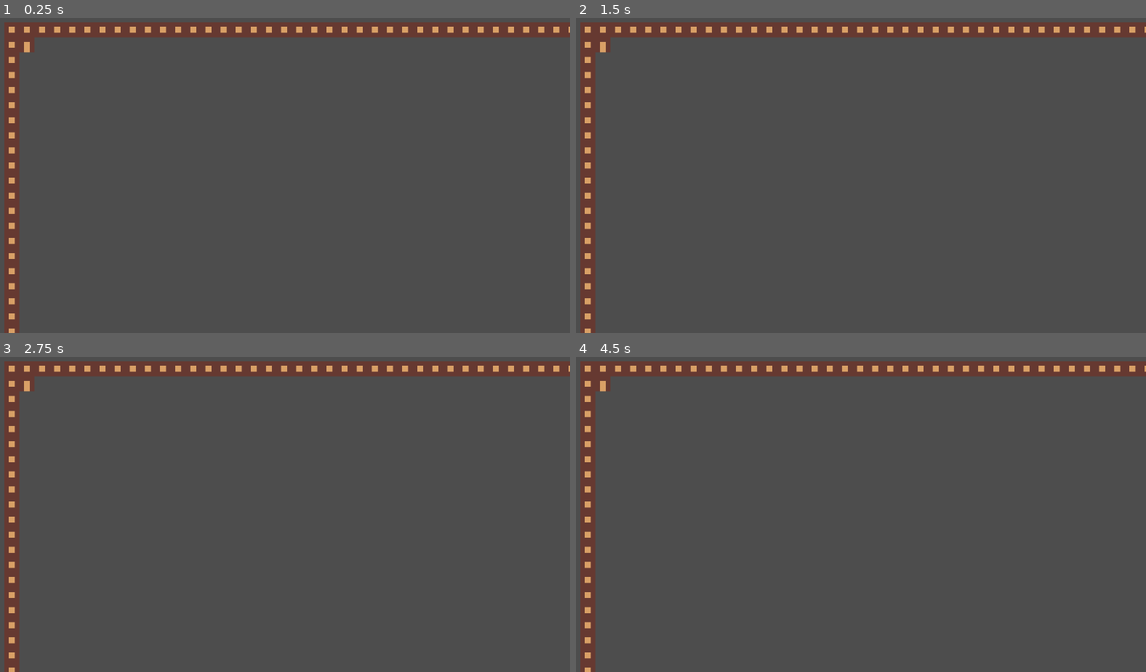
Above: before the commit, frames 1-4 (two rows, left to right).
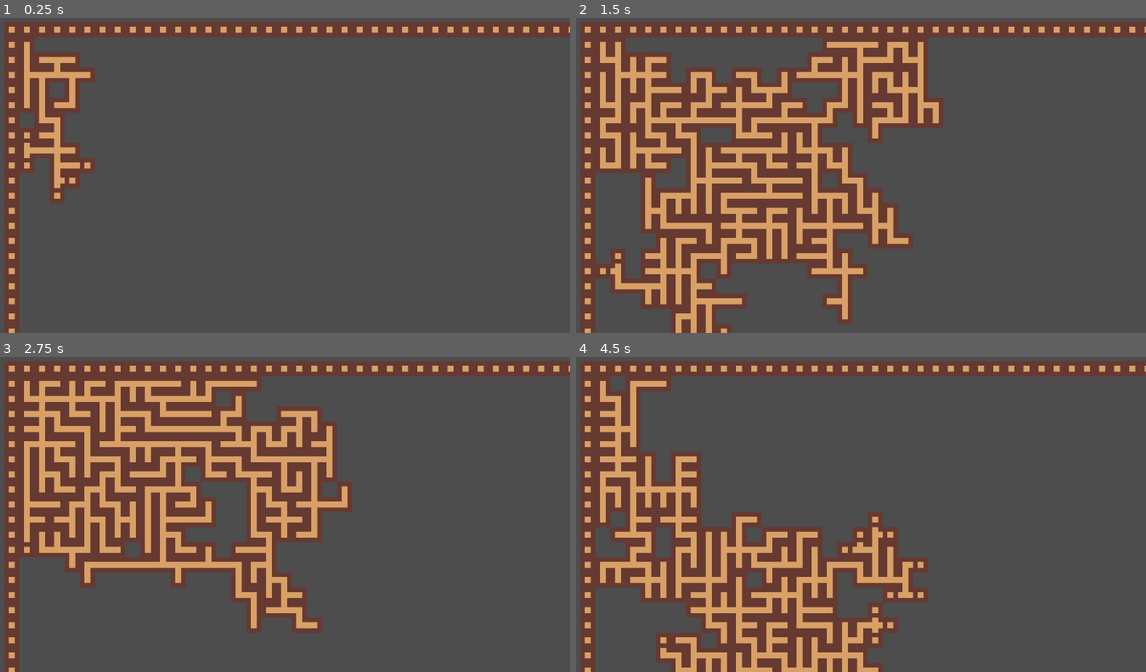
Above: after the commit, the same moments.

Repository: TreacherousDev/Treacherous
Game: Godot game, scene res://main/map_generator/map_generator.tscn
Two runs of this game, one before a commit and one after it. Both use one fixed random seed, a clock stepped at 60 frames per second and the inputs below.
Inputs (mouse positions are in pixels of both pictures, inside the frame that each line leads up to):
- Up to frame 1 (0.25 s): no input
- Up to frame 2 (1.5 s): tap Enter (ui_accept) at 0.5, 0.77 s; move the mouse to (980, 153) at 0.52 s; click (980, 153) at 0.67 s; move the mouse to (741, 184) at 1.27 s; click (741, 184) at 1.42 s
- Up to frame 3 (2.75 s): tap Enter (ui_accept) at 1.52 s; move the mouse to (336, 438) at 2.02 s; click (336, 438) at 2.17 s
- Up to frame 4 (4.5 s): move the mouse to (826, 574) at 2.77 s; click (826, 574) at 2.92 s; tap Enter (ui_accept) at 3.02, 3.77 s; move the mouse to (1032, 558) at 3.52 s; click (1032, 558) at 3.67 s; move the mouse to (678, 460) at 4.27 s; click (678, 460) at 4.42 s

The runs differ from the first frame. In frame 1, 4.0% of the frame differs, in the area x 3-17%, y 10-59%; in frame 2, 35%, in the area x 3-65%, y 6-100%; in frame 3, 31%; in frame 4, 25%.
Error before the commit: Trying to assign an array of type "Array" to a variable of type "Array[int]". (res://main/map_generator/map_generator.gd:196)

Commit message:
bugfix
seems gdscript doesnt fully support static typing

Diff:
--- a/main/map_generator/map_generator.gd
+++ b/main/map_generator/map_generator.gd
@@ -12,23 +12,40 @@
 var rng := RandomNumberGenerator.new()
 
 ## Lookup table for converting room IDs into its component bit flag integers
-var room_id_to_directions = {
-	1: [1],
-	2: [2],
-	3: [1, 2],
-	4: [4],
-	5: [1, 4],
-	6: [2, 4],
-	7: [1, 2, 4],
-	8: [8],
-	9: [1, 8],
-	10: [2, 8],
-	11: [1, 2, 8],
-	12: [4, 8],
-	13: [1, 4, 8],
-	14: [2, 4, 8],
-	15: [1, 2, 4, 8]
-	}
+func get_directions_of_room_id(id: int) -> Array[int]:
+	var directions: Array[int] = []
+	match (id):
+		1:
+			directions = [1]
+		2:
+			directions = [2]
+		3:
+			directions = [1, 2]
+		4:
+			directions = [4]
+		5:
+			directions = [1, 4]
+		6:
+			directions = [2, 4]
+		7:
+			directions = [1, 2, 4]
+		8:
+			directions = [8]
+		9:
+			directions = [1, 8]
+		10:
+			directions = [2, 8]
+		11:
+			directions = [1, 2, 8]
+		12:
+			directions = [4, 8]
+		13:
+			directions = [1, 4, 8]
+		14:
+			directions = [2, 4, 8]
+		15:
+			directions = [1, 2, 4, 8]
+	return directions
 
 var direction_to_coords = {
 	1: Vector2i.UP,
@@ -166,7 +183,7 @@
 
 # SPAWN ROOMS
 # Pick a random available room from the selection and set the cell to its value
-func spawn_room(cell_to_fill: Vector2i, room_selection: Array):
+func spawn_room(cell_to_fill: Vector2i, room_selection: Array[int]):
 	var select_random: int = rng.randi_range(0, room_selection.size() - 1)
 	var selected_room: int = room_selection[select_random]
 	if selected_room == cell_data[cell_to_fill][PARENT_DIRECTION]:
@@ -176,7 +193,7 @@
 # GET WALL OPENINGS
 # Input: position of cell
 # Output: array containing all unoccupied von neuman neighbors, expressed as int bit flags
-func get_wall_openings(cell: Vector2i) -> Array:
+func get_wall_openings(cell: Vector2i) -> Array[int]:
 	var wall_openings: Array[int] = []
 	if get_cell_atlas_coords(0, cell + Vector2i.UP) == Vector2i(-1, -1):
 		wall_openings.append(1)
@@ -191,13 +208,13 @@
 # GET CELLS TO FILL
 # Input: position of cell
 # Output: list of cells to fill according to the cell's open branches, excluding the branch to parent
-func get_cells_to_fill(cell: Vector2i) -> Array:
+func get_cells_to_fill(cell: Vector2i) -> Array[Vector2i]:
 	var room_id: int = get_cell_atlas_coords(0, cell).x
-	var open_directions: Array[int] = room_id_to_directions[room_id]
+	var open_directions: Array[int] = get_directions_of_room_id(room_id)
 	var cells_to_fill: Array[Vector2i] = convert_directions_to_cells_coords(open_directions, cell)
 	#exclude parent direction from producible directions if it has a parent
 	#this prevents infinite looping back and forth
-	var parent: Vector2i = cell_data[cell][PARENT_POSITION]
+	var parent = cell_data[cell][PARENT_POSITION]
 	if parent != null:
 		cells_to_fill.erase(parent)
 	return cells_to_fill
@@ -205,9 +222,9 @@
 # GET ROOM SELECTION
 # Input: cell
 # Output: producible rooms of cell based on open directions
-func get_room_selection(cell_to_fill: Vector2i) -> Array:
+func get_room_selection(cell_to_fill: Vector2i) -> Array[int]:
 	var wall_openings: Array[int] = get_wall_openings(cell_to_fill)
-	var possible_branch_directions: Array[Array] = get_powerset(wall_openings)
+	var possible_branch_directions: Array = get_powerset(wall_openings)
 	var parent_direction: int = cell_data[cell_to_fill][PARENT_DIRECTION]
 	var room_selection: Array[int] = get_possible_rooms(possible_branch_directions, parent_direction)
 	return room_selection
@@ -216,7 +233,7 @@
 # Input: parent cell position and directions to branch
 # Output: producible cell positions relative to parent
 # Ex: (0, 0) is a left-right room type, output becomes [(1, 0) (-1, 0)]
-func convert_directions_to_cells_coords(directions: Array, parent_cell: Vector2i) -> Array:
+func convert_directions_to_cells_coords(directions: Array[int], parent_cell: Vector2i) -> Array[Vector2i]:
 	var cells_to_fill: Array[Vector2i] = []
 	for direction in directions.size():
 		var cell: Vector2i = direction_to_coords[directions[direction]] + parent_cell
@@ -226,7 +243,7 @@
 # STORE CELL DATA
 # Stores the following into the cell_data dictionary:
 # Depth, Parent Position, Parent Direction, Open Directions
-func store_cell_data(cells_to_fill: Array, parent_cell: Vector2i):
+func store_cell_data(cells_to_fill: Array[Vector2i], parent_cell: Vector2i):
 	var coords_to_direction = {Vector2i.UP: 1, Vector2i.RIGHT: 2, Vector2i.DOWN: 4, Vector2i.LEFT: 8}
 	for cell in cells_to_fill:
 		var parent_cell_direction: int = coords_to_direction[parent_cell - cell]
@@ -242,12 +259,12 @@
 # So each element will have the parent direction plus other possible combinations
 # This is more efficient than appending the parent direction beforehand, getting the non-empty powerset,
 # And filtering out those that dont have the parent direction as an elelment
-func get_powerset(input_set: Array) -> Array:
-	var result: Array[Array] = [[]]
+func get_powerset(input_set: Array[int]) -> Array:
+	var result: Array = [[]]
 	for element in input_set:
-		var new_subsets: Array[int] = []
+		var new_subsets: Array = []
 		for subset in result:
-			var new_subset = subset + [element]
+			var new_subset: Array = subset + [element]
 			new_subsets.append(new_subset)
 		result += new_subsets
 	return result
@@ -257,7 +274,7 @@
 # Output set: possible combinations with parent direction appended to each element, summed
 # By default, the parent direction will always not be included because get_wall_openings detects the direction as blocked
 # The parent direction is appended to each array to get the list of possible spawnable rooms
-func get_possible_rooms(input_set: Array, number_to_append: int) -> Array:
+func get_possible_rooms(input_set: Array, number_to_append: int) -> Array[int]:
 	var output_set: Array[int] = []
 	for subset in input_set:
 		subset.append(number_to_append)
@@ -290,7 +307,7 @@
 
 # MANIPULATE ROOM SELECTION
 # all methods to manipulate rooom selection goes here
-func manipulate_room_selection(cell: Vector2i, room_selection: Array):
+func manipulate_room_selection(cell: Vector2i, room_selection: Array[int]):
 	# DEFAULT: Closes the map if the map size is already achieved
 	var parent_direction: int = cell_data[cell][PARENT_DIRECTION]
 	if current_map_size + rooms_expected_next_iteration >= map_size:
@@ -317,7 +334,7 @@
 # Input: array of rooms to add and its frequency
 # Checks if the room already exists in the selection by default and only then increases its odds
 # This is done to prevent rooms from spawning room types that mismatch
-func add_rooms_to_pool(rooms: Array, frequency: int, room_selection: Array):
+func add_rooms_to_pool(rooms: Array[int], frequency: int, room_selection: Array[int]):
 	for room in rooms:
 		if (room_selection.has(room)):
 			while (frequency > 0):
@@ -328,7 +345,7 @@
 # Input: array of rooms deleted from pool
 # Only deletes the said room the room pool has more than 1 element
 # This is done to prevent null error and ensures an emtpy array is never passed back
-func delete_rooms_from_pool(rooms: Array, room_selection: Array):
+func delete_rooms_from_pool(rooms: Array[int], room_selection: Array[int]):
 	for room in rooms:
 		if (room_selection.size() > 1):
 			room_selection.erase(room)
@@ -337,7 +354,7 @@
 # Input: room id
 # Output: array with the input room id as the only element
 # Only forces spawning the room if the room already exists in the room selection
-func force_spawn_room(room: int, room_selection: Array):
+func force_spawn_room(room: int, room_selection: Array[int]):
 	if room_selection.has(room):
 		room_selection.clear()
 		room_selection.append(room)
@@ -363,7 +380,7 @@
 # Creates an open branch from one of the available expandable rooms
 func expand_map():
 	expand_count += 1
-	var room_to_expand: Vector2i = get_room_to_expand()
+	var room_to_expand = get_room_to_expand()
 	if room_to_expand == null:
 		return
 	if closing_rooms.has(room_to_expand):
@@ -388,7 +405,7 @@
 # Selects 1 room from the list of expandable rooms depending on the value of expand_mode
 func get_room_to_expand():
 	var room_to_expand := Vector2i.ZERO
-	var available_depths: Array[int] = expandable_rooms_by_depth.keys()
+	var available_depths: Array = expandable_rooms_by_depth.keys()
 
 	if expandable_rooms_by_depth.is_empty():
 		return null
@@ -396,7 +413,7 @@
 	var min_d: int = 0
 	var max_d: int = available_depths.size() - 1
 	var random_d: int = rng.randi_range(min_d, max_d)
-	var room_selection: Array[Vector2i] = []
+	var room_selection: Array = []
 
 	match expand_mode:
 		expand_modes.MAX:
--- a/main/map_generator/map_generator.tscn
+++ b/main/map_generator/map_generator.tscn
@@ -1,8 +1,9 @@
-[gd_scene load_steps=10 format=3 uid="uid://d4ljvc70iujkn"]
+[gd_scene load_steps=11 format=3 uid="uid://d4ljvc70iujkn"]
 
 [ext_resource type="TileSet" uid="uid://b0xvjp60its20" path="res://main/resources/map_generator_maze.tres" id="1_1usas"]
 [ext_resource type="Script" path="res://main/map_generator/maze_generator.gd" id="2_rpwr4"]
 [ext_resource type="Script" path="res://map_data.gd" id="3_3tkqc"]
+[ext_resource type="PackedScene" uid="uid://crfmts8vvxs4a" path="res://main/map_generator/path_marker.tscn" id="3_ed77q"]
 [ext_resource type="Script" path="res://main/map_generator/draw_path.gd" id="5_psan5"]
 
 [sub_resource type="Resource" id="Resource_xj0hk"]
@@ -41,6 +42,7 @@
 layer_0/tile_data = PackedInt32Array(-1, 0, 0, 65535, 0, 0, 131071, 0, 0, 196607, 0, 0, 262143, 0, 0, 327679, 0, 0, 393 …(2634 unchanged characters)…
 script = ExtResource("2_rpwr4")
 braid_percentage = 0.0
+icon = ExtResource("3_ed77q")
 end_cell = Vector2i(59, 31)
 map_size = 10000
 start_id = 4
